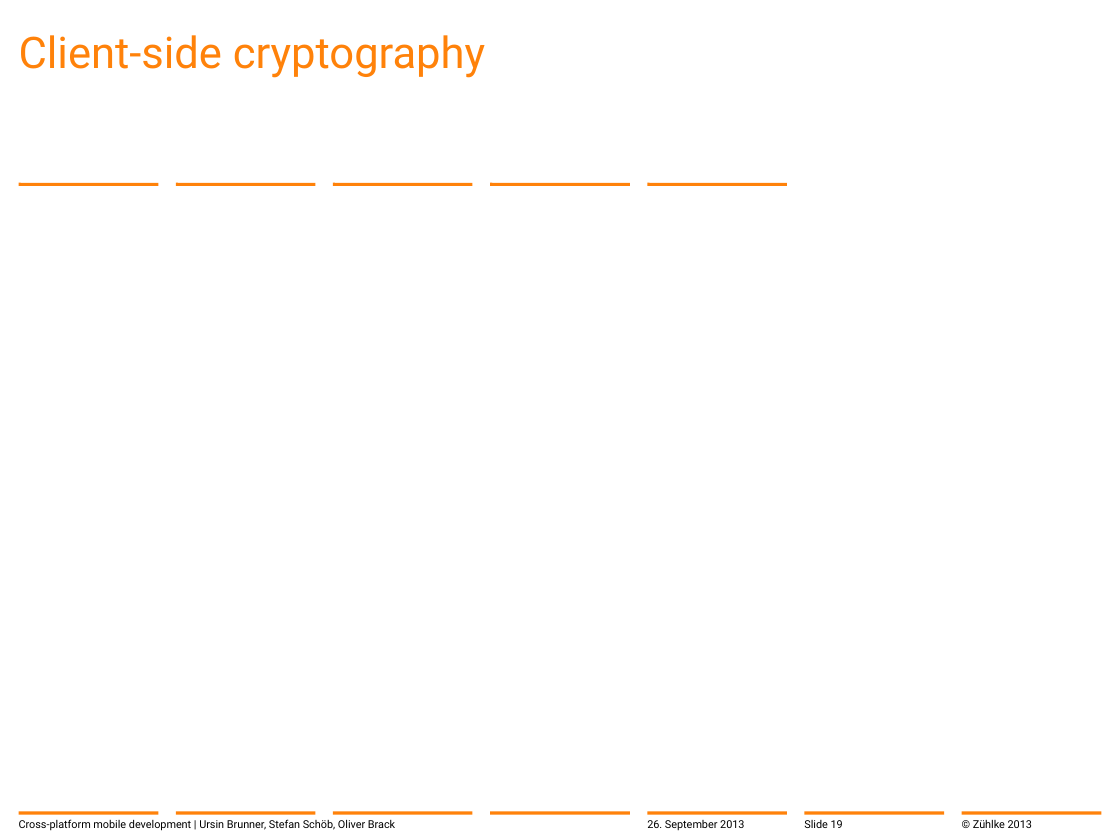
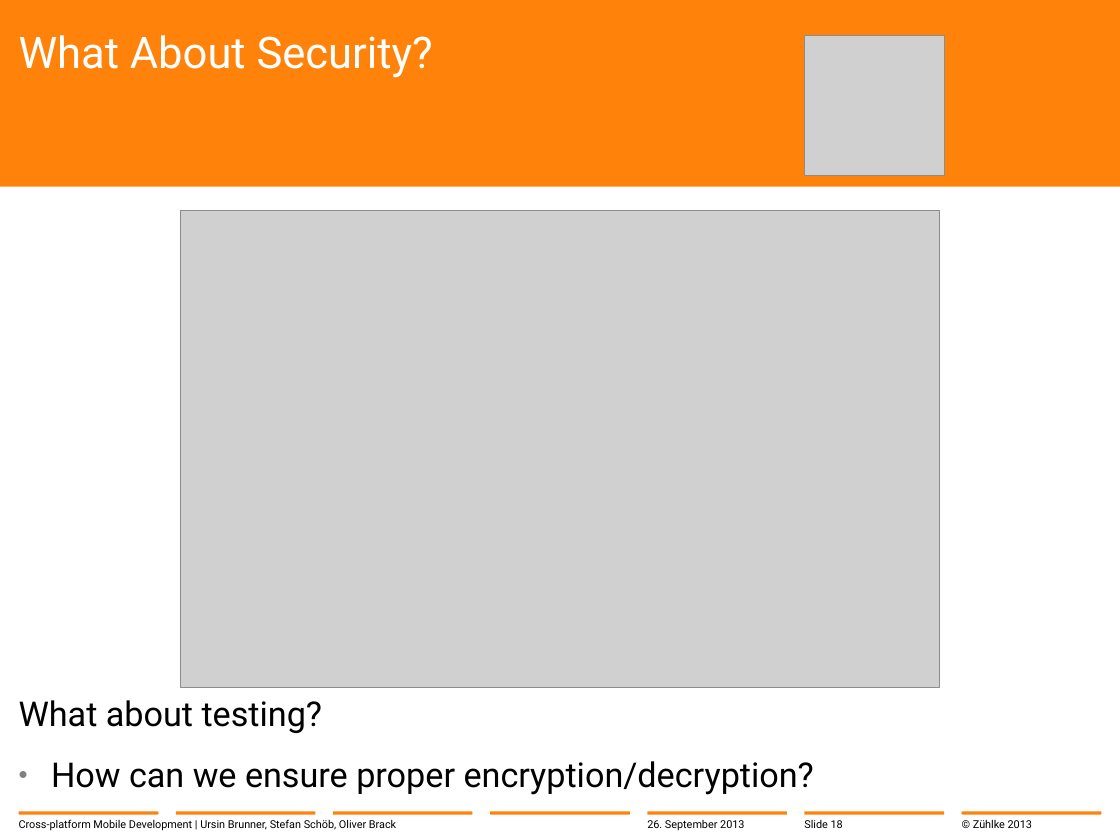
Before and after one commit to brunnurs/zxm, a slide deck: slide 18 of docs/13-09-26 Cross-platform mobile development with C#.pptx (slide 19 before the commit). Drawn at 1120x840 pixels with LibreOffice and Linux fonts; fonts in the diff are those of the drawing; grey boxes stand for pictures; background and template pictures are left out. Boxes give left, top, right and bottom in pixels: in the first picture for what was removed or moved away, otherwise in the second. Text is boxed around its words. In the diff, an @@ line names an element or a change of style, - is before the commit and + after.

Commit message:
Slides updated

```diff
--- a/docs/13-09-26 Cross-platform mobile development with C#.pptx
+++ b/docs/13-09-26 Cross-platform mobile development with C#.pptx
@@ rectangle added at [0,0,1120,187], fill #FF820A @@
@@ title at [19,35,433,78]: text changed; text colour #FF820A to #FFFFFF @@
-Client-side cryptography
+What About Security?
@@ picture added at [804,36,944,176] @@
@@ line removed from (19, 185) to (158, 185) @@
@@ line removed from (176, 185) to (316, 185) @@
@@ line removed from (333, 185) to (473, 185) @@
@@ line removed from (491, 185) to (629, 185) @@
@@ line removed from (647, 185) to (787, 185) @@
@@ picture added at [180,211,939,688] @@
@@ text added at [19,700,814,795], 22 pt, text #000000 @@
+What about testing?
+  • How can we ensure proper encryption/decryption?
@@ text at [19,819,396,831]: text changed @@
-Cross-platform mobile development | Ursin Brunner, Stefan Schöb, Oliver Brack
+Cross-platform Mobile Development | Ursin Brunner, Stefan Schöb, Oliver Brack
@@ page number at [804,820,843,828]: text changed @@
-Slide 19
+Slide 18
```
Also in this commit, not shown: 24 other slides changed, 1 slide added.
